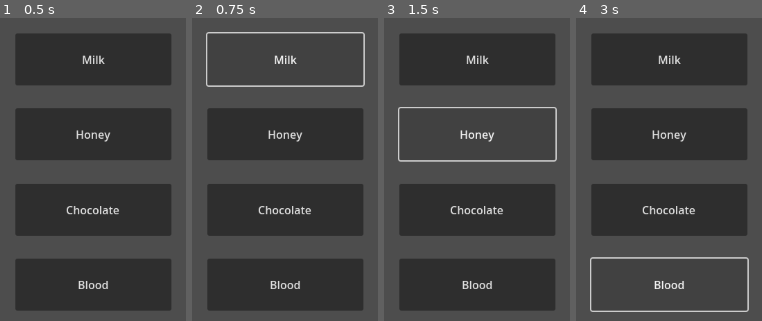
Above: before the commit, frames 1-4 (left to right).
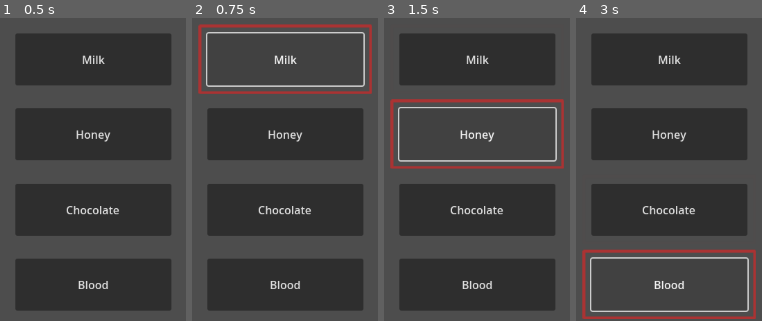
Above: after the commit, the same moments.

Repository: LuisGarrillo/Neo-Mel-vn
Game: Godot game, scene res://scenes/ui/cup_preparation.tscn
The game is run twice, just before and just after one commit, with the same random seed, the same clock (stepped at 60 frames per second) and the same inputs. This scene is started directly instead of the project's main scene.
Inputs:
- Up to frame 1 (0.5 s): no input
- Up to frame 2 (0.75 s): click "Milk" at 0.5 s
- Up to frame 3 (1.5 s): click "Honey" at 1.25 s
- Up to frame 4 (3 s): click "Chocolate" at 2 s; click "Blood" at 2.75 s

Frame 1 is identical in both runs. In frame 2, 2.9% of the frame differs, in the area x 3-97%, y 1-26%; in frame 3, 2.9%; in frame 4, 2.9%.

Commit message:
Create cup preparation script

Diff:
--- a/scenes/ui/cup_preparation.tscn
+++ b/scenes/ui/cup_preparation.tscn
@@ -1,6 +1,7 @@
-[gd_scene load_steps=2 format=3 uid="uid://q4a1c2e7pnok"]
+[gd_scene load_steps=3 format=3 uid="uid://q4a1c2e7pnok"]
 
 [ext_resource type="PackedScene" uid="uid://bu158m4v3m18d" path="res://scenes/ui/add_on_button.tscn" id="1_f1hol"]
+[ext_resource type="Script" path="res://scripts/managers/cup_preparation_manager.gd" id="1_vqsfv"]
 
 [node name="cup-preparation" type="Control"]
 layout_mode = 3
@@ -10,6 +11,7 @@
 offset_right = -852.0
 grow_horizontal = 2
 grow_vertical = 2
+script = ExtResource("1_vqsfv")
 
 [node name="VBoxContainer" type="VBoxContainer" parent="."]
 layout_mode = 1
--- /dev/null
+++ b/scripts/managers/cup_preparation_manager.gd
@@ -0,0 +1,19 @@
+extends Control
+@onready var v_box_container: VBoxContainer = $VBoxContainer/VBoxContainer
+var selected_ingredient: AddOnButton
+
+# Called when the node enters the scene tree for the first time.
+func _ready() -> void:
+	var add_ons = v_box_container.get_children()
+	for add_on: AddOnButton in add_ons:
+		add_on.pressed.connect(select_ingredient)
+
+func select_ingredient(ingredient: AddOnButton) -> void:
+	if selected_ingredient:
+		selected_ingredient.deselect()
+	if selected_ingredient == ingredient:
+		selected_ingredient = null
+		return
+
+	selected_ingredient = ingredient
+	selected_ingredient.select()
